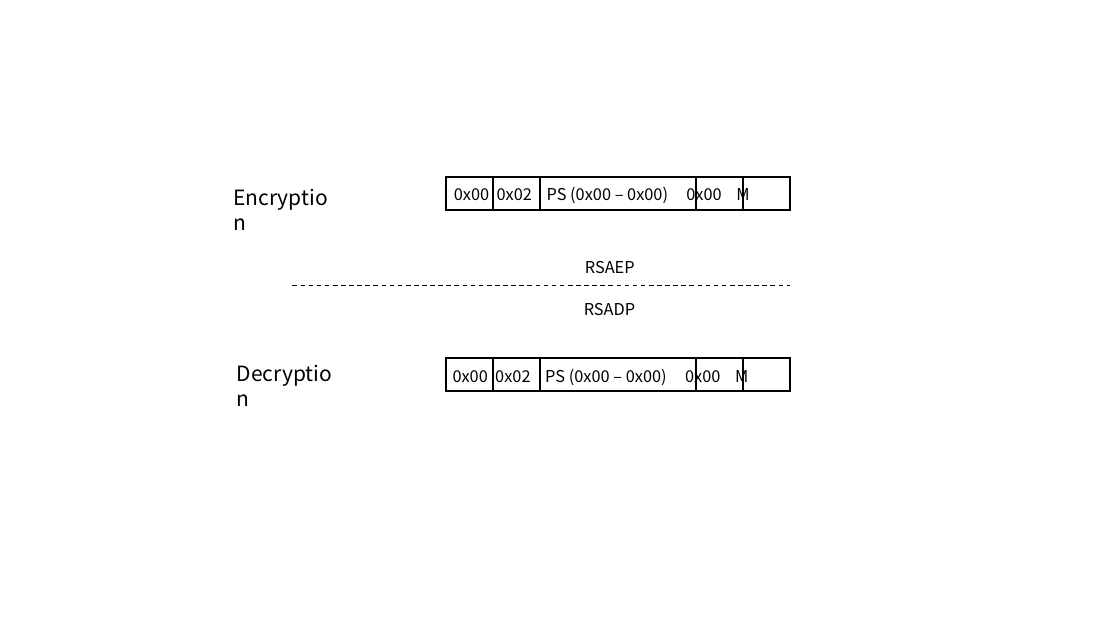
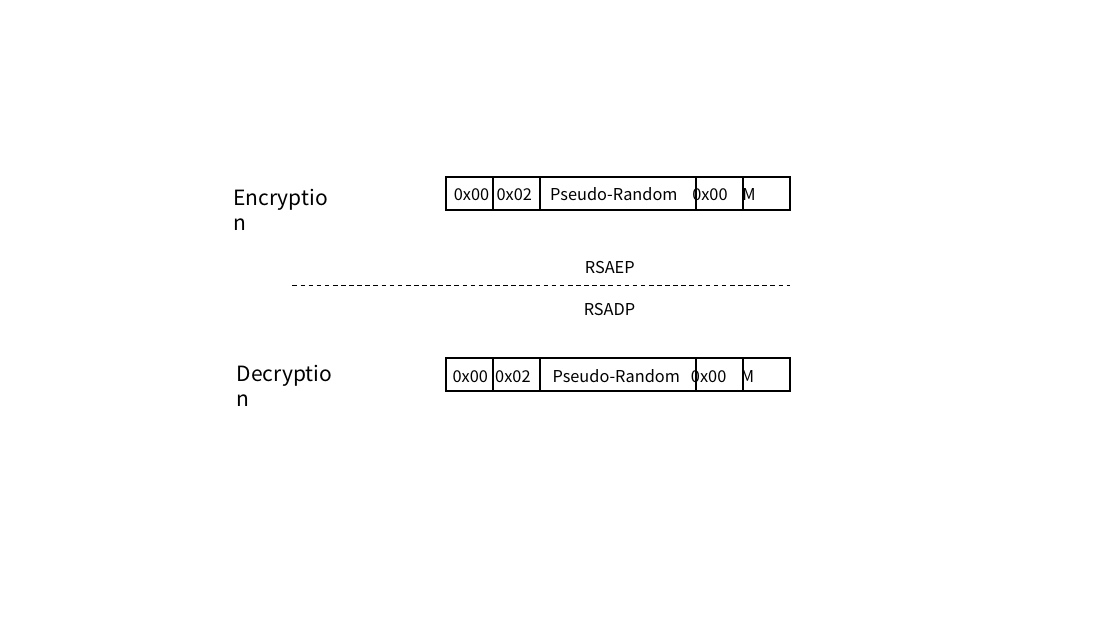
Before and after one commit to kojo1/TLSbook-en, a slide deck: slide 27 of Part1.Technology/Chapter3.Algorithm/Algorithm-fig-jp.pptx. Drawn at 1120x630 pixels with LibreOffice and Linux fonts; fonts in the diff are those of the drawing. Boxes give left, top, right and bottom in pixels: in the first picture for what was removed or moved away, otherwise in the second. Text is boxed around its words. In the diff, an @@ line names an element or a change of style, - is before the commit and + after.

```diff
--- a/Part1.Technology/Chapter3.Algorithm/Algorithm-fig-jp.pptx
+++ b/Part1.Technology/Chapter3.Algorithm/Algorithm-fig-jp.pptx
@@ text at [454,184,755,206]: text changed @@
-0x00 0x02 PS (0x00 – 0x00) 0x00 M
+0x00 0x02 Pseudo-Random 0x00 M
@@ text at [453,365,754,387]: text changed @@
-0x00 0x02 PS (0x00 – 0x00) 0x00 M
+0x00 0x02 Pseudo-Random 0x00 M
```
Also in this commit, not shown: 2 other slides changed, 5 other files.
